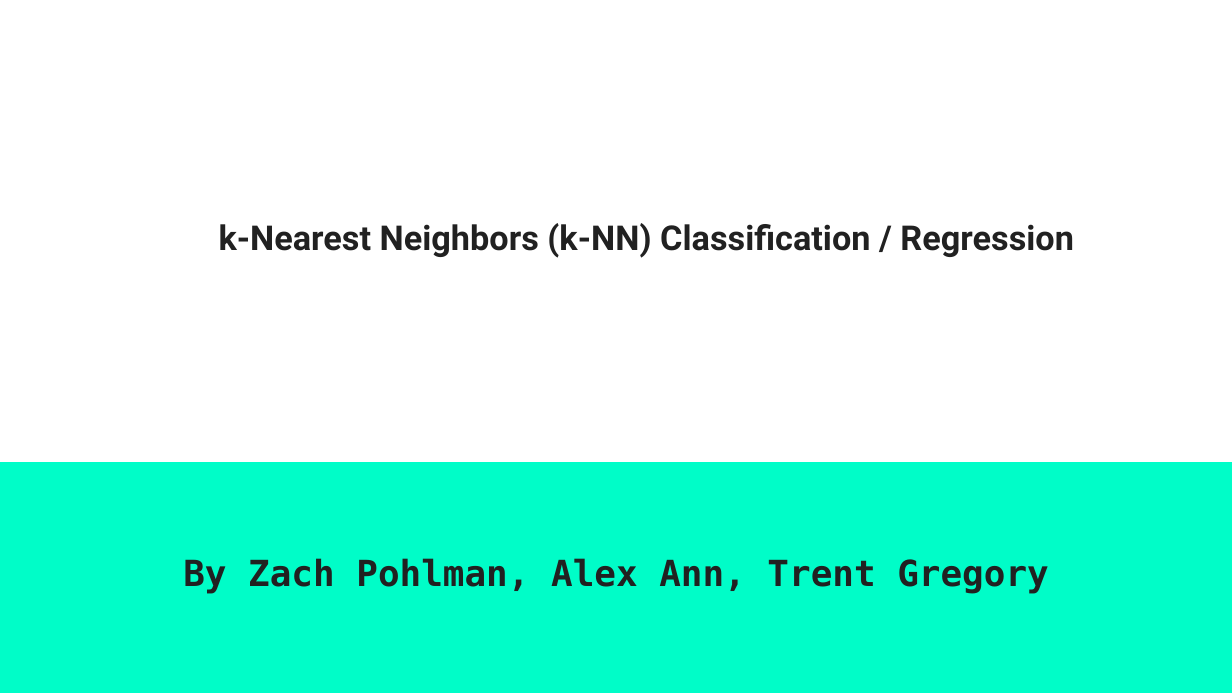
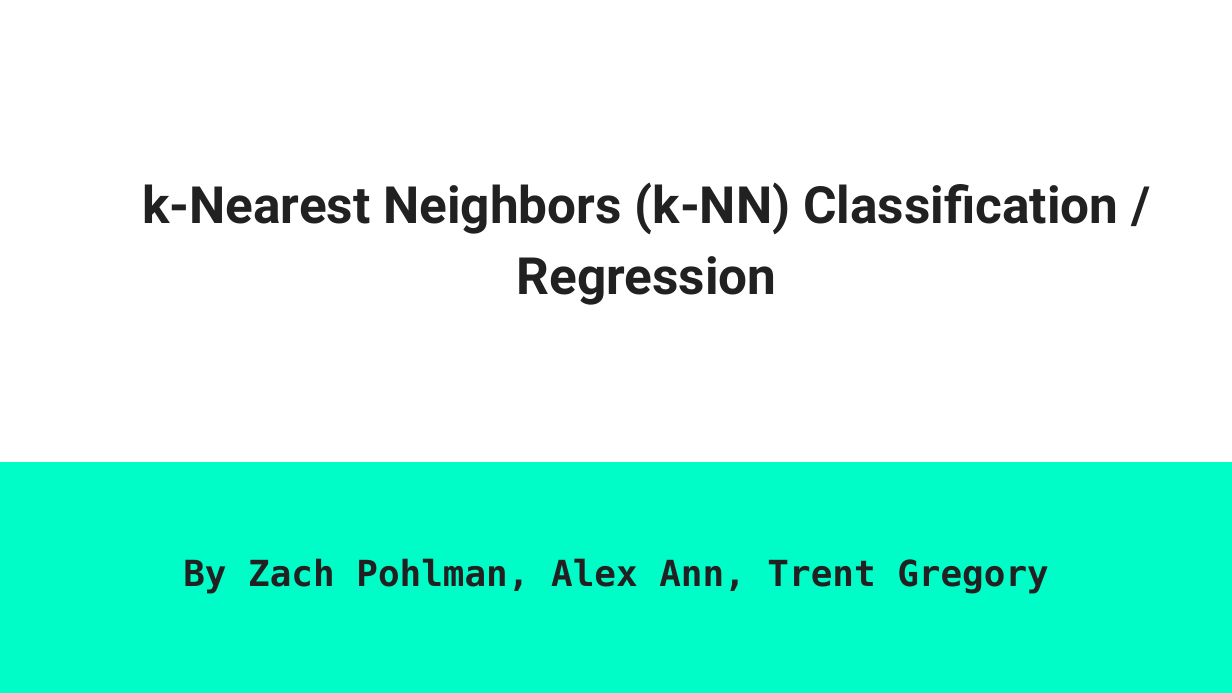
Before and after one commit to TrentNation/Data-Mining-Project-UG14, a slide deck: slide 1 of k-Nearest Neighbors (k-NN) Classification _ Regression.pptx. Drawn at 1232x693 pixels with LibreOffice and Linux fonts; fonts in the diff are those of the drawing. Boxes give left, top, right and bottom in pixels: in the first picture for what was removed or moved away, otherwise in the second. Text is boxed around its words. In the diff, an @@ line names an element or a change of style, - is before the commit and + after.

```diff
--- a/k-Nearest Neighbors (k-NN) Classification _ Regression.pptx
+++ b/k-Nearest Neighbors (k-NN) Classification _ Regression.pptx
@@ title "k-Nearest Neighbors (k-NN) Classification / ..." at (x1=142, y1=182, x2=1118, y2=305): size 20 to 30 pt @@
```
Also in this commit, not shown: 4 other slides changed, 9 slides added, 2 slides removed.
